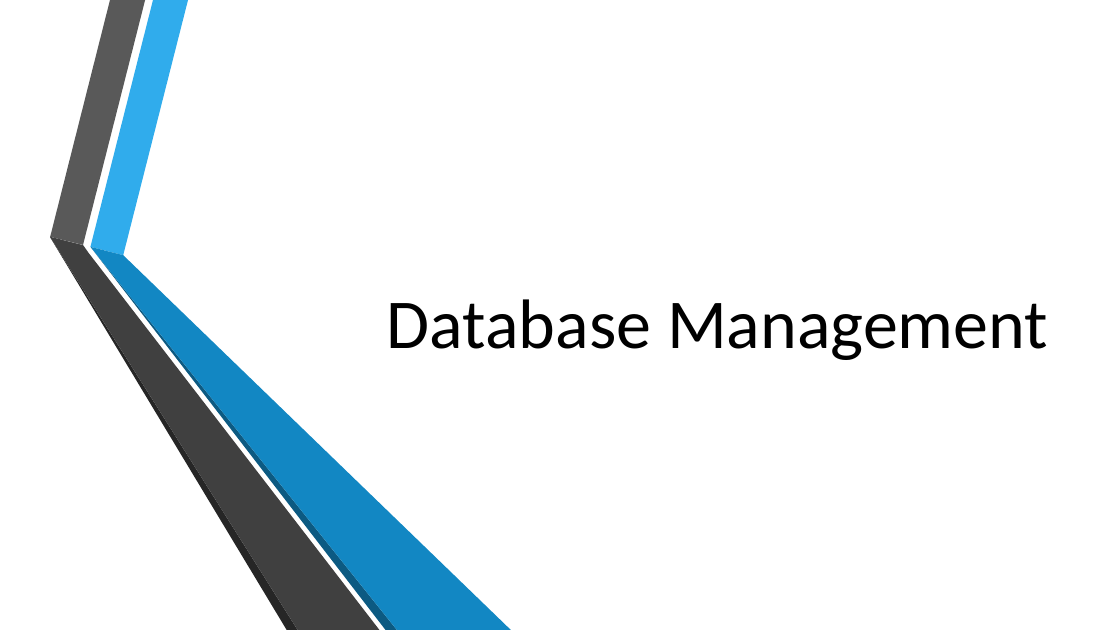
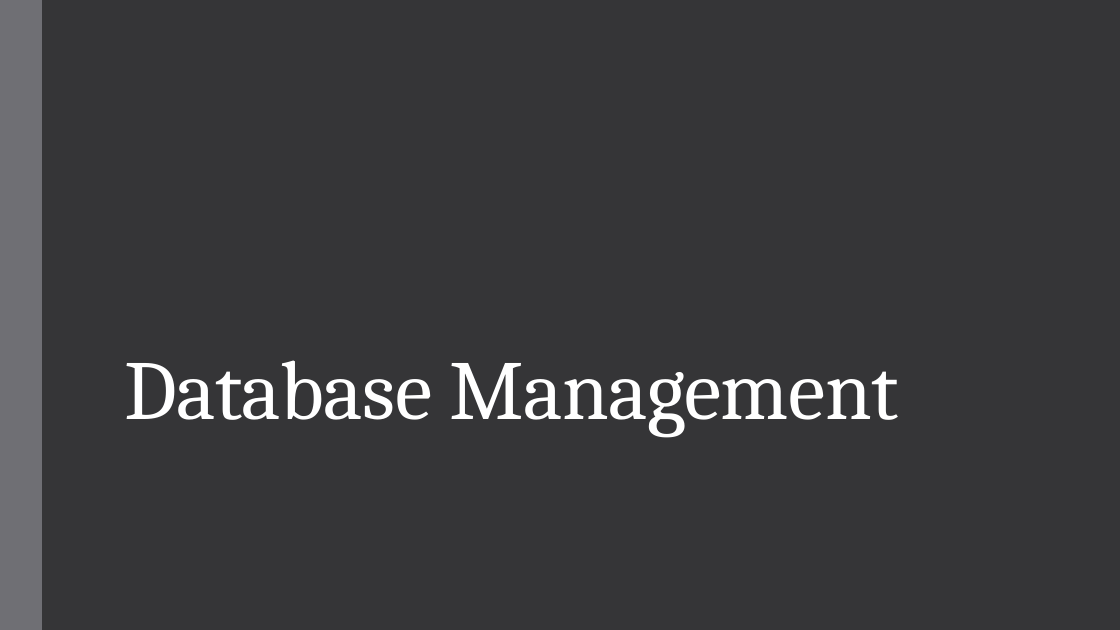
Before and after one commit to MGIS-UMN/GIS5577_week3, a slide deck: slide 1 of Database_Management.odp. Drawn at 1120x630 pixels with LibreOffice and Linux fonts; fonts in the diff are those of the drawing; background and template pictures are left out. Boxes give left, top, right and bottom in pixels: in the first picture for what was removed or moved away, otherwise in the second. Text is boxed around its words. In the diff, an @@ line names an element or a change of style, - is before the commit and + after.

```diff
--- a/Database_Management.odp
+++ b/Database_Management.odp
@@ background picture (left out) to #353537 @@
@@ freeform shape added at (0,0,42,630), fill #6F6F74 @@
@@ title "Database Management": place and size @@
-title "Database Management" at (387,299,1048,360)
+title "Database Management" at (124,360,898,437)
@@ title "Database Management" at (124,360,898,437): size 60 to 72 pt, font Calibri to Cambria, text colour #000000 to #FFFFFF, letter spacing 0 to -0.5 pt; alignment right to left; line spacing 1 to 0.85 @@
@@ group removed at (50,0,512,630): 6 freeform shapes @@
```
Also in this commit, not shown: 40 other slides changed, 5 slides added, 3 other files.
